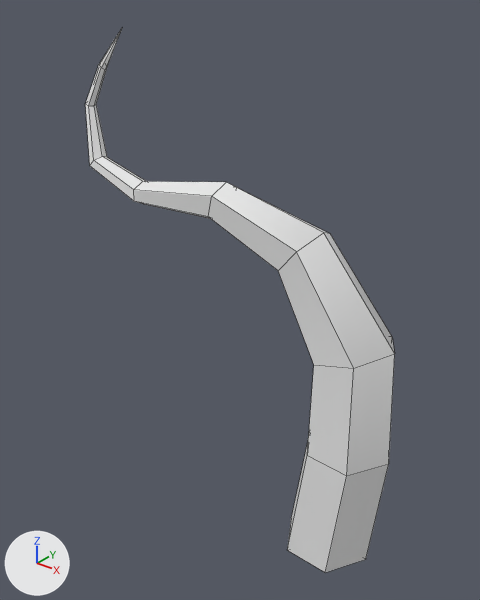
Renders of the OBJ model Game/GGJ18_Game01/Assets/Graphics/Meshes/Environment_01/Rank_1_02.obj from each side of a commit.
The view is the same before and after, from a 50 mm lens placed at (2.63, -4.81, 5.1), pointed at (-1.31, 0.12, 2.04). Lighting does not change. The marker at lower left points along +X, +Y and +Z. Mesh edges are drawn as thin lines. Where no turn or scale is listed for an object, it has been applied to the vertices.

The first picture shows 'Rank_1_02'.
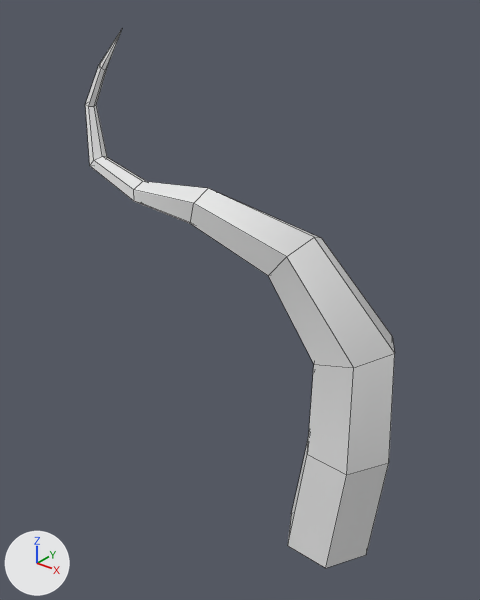
Boxes [x1, y1, x2, y2] around the edits, measured in the pictures (480 x 600 px; the box of a moved part takes in the faces that stretch with it):
'Rank_1_02', reshaped
    before: [85, 30, 395, 573]
    after: [85, 29, 395, 568]
part 1 of me_rank_1_02, cut back
    before: [134, 181, 394, 573]
    after: [134, 182, 394, 568]
part 2 of me_rank_1_02, moved or reshaped
    before: [85, 30, 121, 106]
    after: [86, 29, 122, 106]

Edits to the bpy script that builds the scene:
```text
Change me_rank_1_02:
    used by ob_rank_1_02; location = (0.0, 0.0, 0.0)
    verts and faces of me_rank_1_02; kept vertices keep their numbers, new ones are numbered from 56
    before: 50 (-3.34, 0.29, 4.25), 51 (-3.05, 0.32, 4.63), 52 (-3.36, 0.25, 4.27) at pixel (101, 61), 53 (-3.34, 0.2, 4.25) at pixel (98, 64)
    remove me_rank_1_02.from_pydata(...)  # 56 vertices, 60 faces; spans x -3.52..0.56, y -0.41..0.55, z -0.39..4.63
    add me_rank_1_02.from_pydata(...)  # 55 vertices, 54 faces; spans x -3.52..0.56, y -0.48..0.55, z -0.33..4.62
    me_rank_1_02 part 1
    7 vertices are removed from x -0.48..0.48, y -0.41..0.41, z -0.39
    12 faces are deleted
    6 vertices in x -0.35..0.56, y -0.32..0.52, z 0.86 move by (0.0, 0.0, 0.02)
    5 vertices in x -0.38..0.24, y -0.19..0.55, z 1.77..1.95 move by (0.0, 0.0, 0.01)
    5 vertices in x -0.63..-0.31, y -0.19..0.4, z 2.66..3.03 move by (0.0, -0.16, 0.0)
    4 vertices in x -1.45..-1.37, y -0.22..0.15, z 2.93..3.25 move by (0.0, -0.26, 0.0)
    3 vertices move from x -1.37..-0.73, y -0.23..0.12, z 2.54..3.35 to x -1.37..-0.73, y -0.48..-0.03, z 2.55..3.34
    6 vertices are added at (0.24, 0.41, -0.33), (-0.24, 0.41, -0.33), (-0.48, 0.0, -0.33), (-0.24, -0.41, -0.33), (0.24, -0.41, -0.33), (0.48, 0.0, -0.33)
    6 new faces join them
    me_rank_1_02 part 2
    add for i in [51, 52, 53]: verts[i] += (0.0, 0.0, -0.01)
    add verts[50] = (-3.34, 0.29, 4.25)  # moved
```
